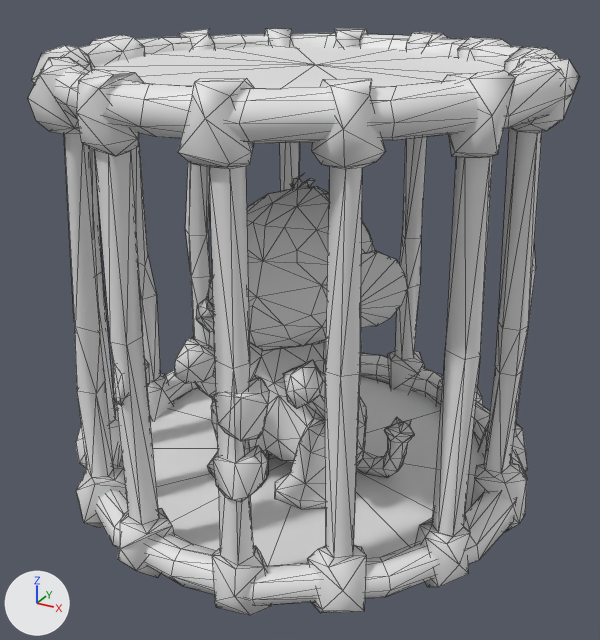
Renders of the FBX model Assets/Resources/Cloudborne/Jungle/Ways/Cage/Cage.fbx from each side of a commit.
Camera for both pictures: a 50 mm camera at (1.159, -2.125, 1.619) aimed at (0.017, -0.048, 0.58). Every picture has the same lights, and +X, +Y and +Z are marked at lower left. The first picture is the older version. Mesh edges are drawn as thin lines. Materials are left out; every surface is plain grey. Vertices at exactly the same position are counted once.

Before the edit, the objects in view are built like this:
```python
me_cage = bpy.data.meshes.new('Cage')
me_cage.from_pydata(...)  # 1574 vertices, 2999 faces; spans x -0.75..0.75, y -0.74..0.74, z 0.0..1.39
me_cage.materials.append(mat_material_0)
ob_cage = bpy.data.objects.new('Cage', me_cage)
ob_cage.location = (0.0, 0.0, 0.0)
```
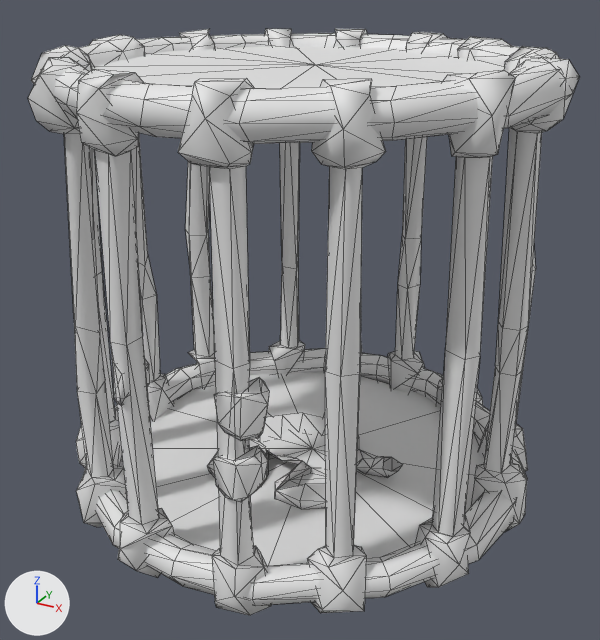
What differs and where, as boxes [x1, y1, x2, y2] in the pictures (600 x 640 px):
part 1 of me_cage, cut back: before [112, 173, 414, 500]; after [113, 372, 269, 500]
part 2 of me_cage, added: after [76, 426, 122, 464]

The change, as a list of edits to the scene's bpy script:
```text
Change me_cage:
    used by ob_cage; location = (0.0, 0.0, 0.0)
    remove me_cage.from_pydata(...)  # 1574 vertices, 2999 faces; spans x -0.75..0.75, y -0.74..0.74, z 0.0..1.39
    add me_cage.from_pydata(...)  # 1114 vertices, 2063 faces; spans x -0.75..0.75, y -0.74..0.74, z 0.0..1.39
    me_cage part 1: 1 vertex moved within x 0.2, y -0.71, z 0.5; 468 vertices removed from x -0.4..0.4, y -0.7..0.21, z 0.14..1.03; 8 vertices added at x -0.19..0.22, y -0.71..-0.59, z 0.49..0.68
    me_cage part 2: 1 vertex added at x -0.56, y -0.35, z 0.17
    other edits to the shape of me_cage do not show in these pictures
```
